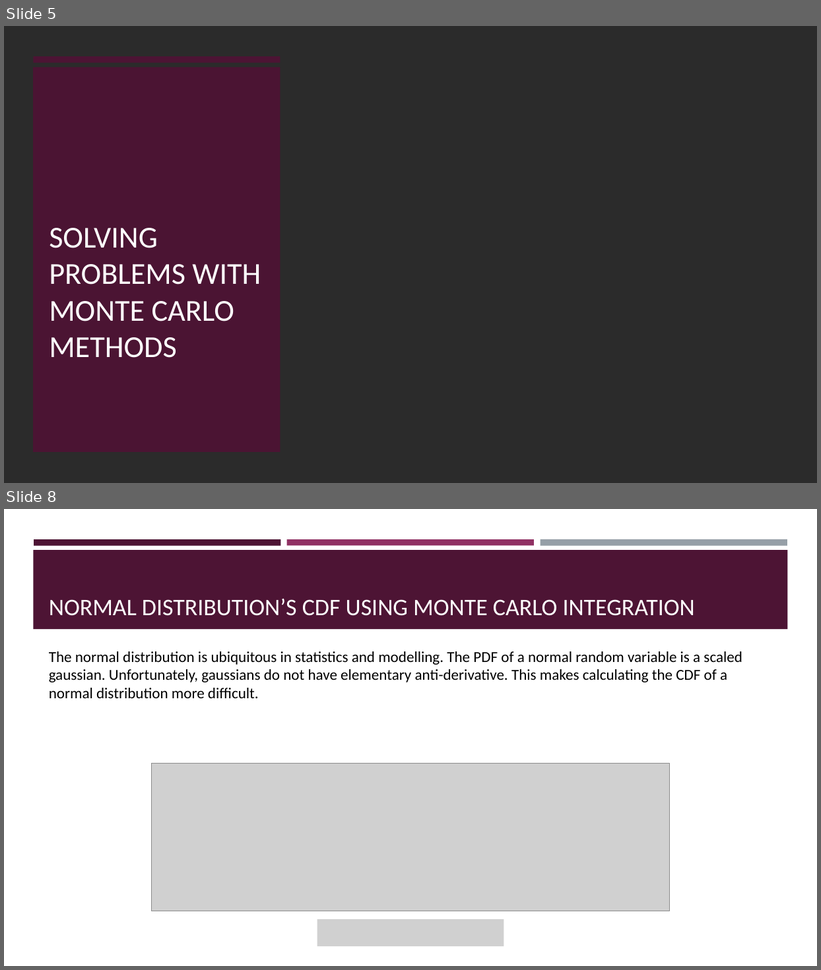
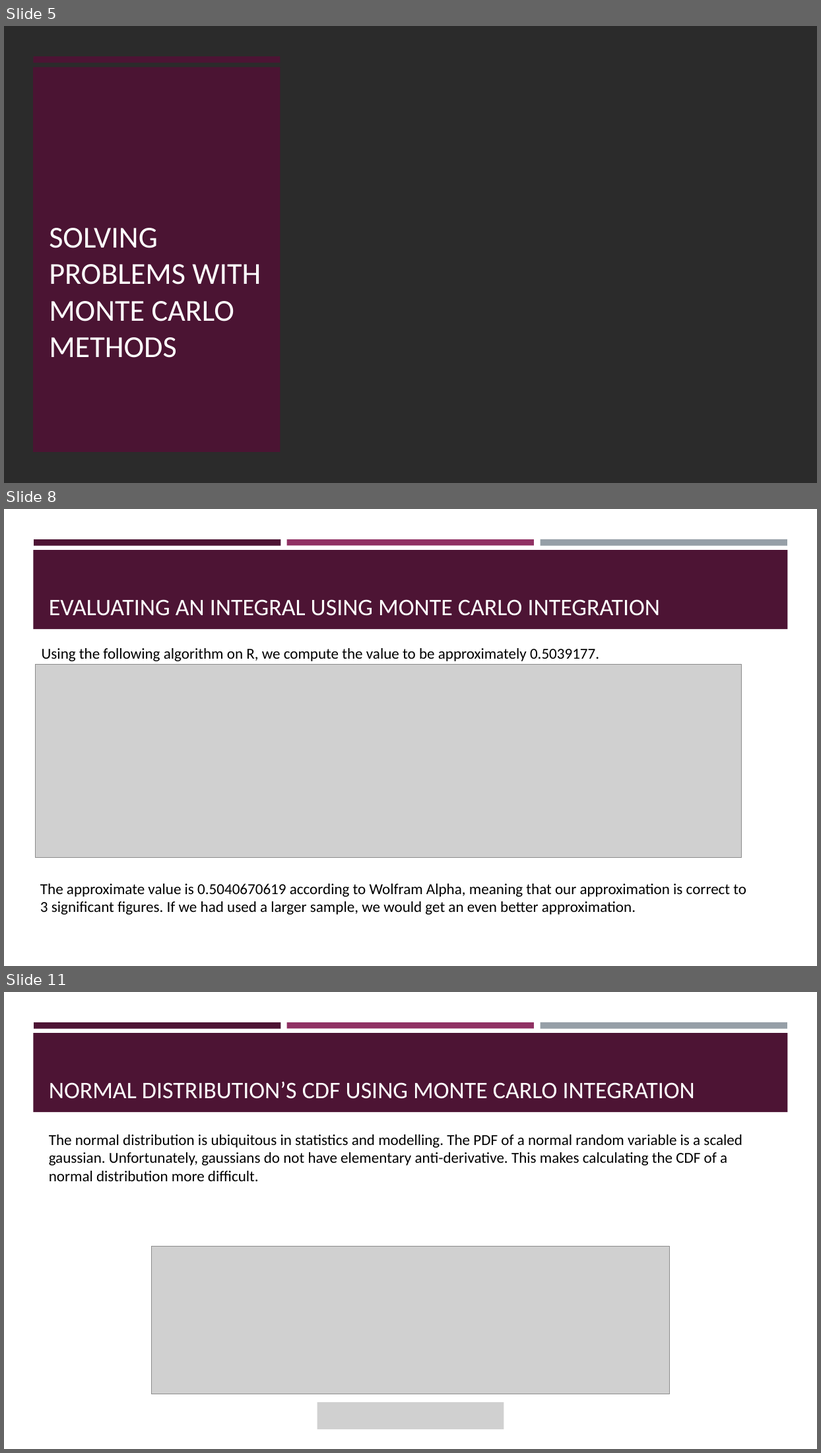
Before and after one commit to eoiniritium/jateb-course-work, a slide deck: presentation.pptx. Shown one above the other, each under a label of ours: slides 5 and 8 before the commit, slides 5, 8 and 11 after it; the slides between them are not shown. The pictures are 821x970 and 821x1453 pixels, drawn with LibreOffice and Linux fonts; fonts in the diff are those of the drawing; grey boxes stand for pictures; background and template pictures are left out; a plain dark background stands for a picture behind light text. Boxes give left, top, right and bottom in pixels: in the first picture for what was removed or moved away, otherwise in the second. Text is boxed around its words. In the diff, an @@ line names an element or a change of style, - is before the commit and + after.

```diff
--- a/presentation.pptx
+++ b/presentation.pptx
@@ slide 8 added at (4,509,817,966), background #FFFFFF; not listed: 4 template elements that a slide beside it also shows @@
@@ title added at (49,599,660,616), 28 pt, text #FFFFFF @@
+EVALUATING AN INTEGRAL USING MONTE CARLO INTEGRATION
@@ picture added at (36,665,742,857) @@
@@ text added at (42,648,599,661), 18 pt, text #000000 @@
+Using the following algorithm on R, we compute the value to be approximately 0.5039177.
@@ text added at (40,884,746,915), 18 pt, text #000000 @@
+The approximate value is 0.5040670619 according to Wolfram Alpha, meaning that our approximation is correct to 3 significant figures. If we had used a larger sample, we would get an even better approximation.
@@ what was slide 8 is now slide 11 @@
```
Also in this commit, not shown: 2 slides changed, 2 other slides added.
